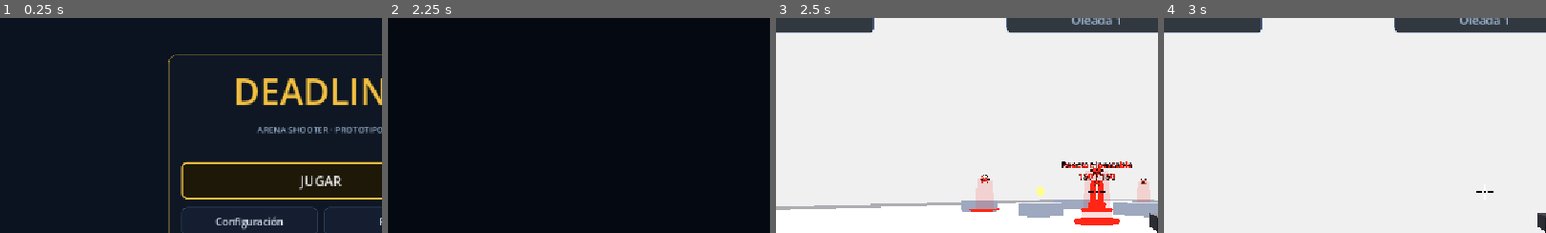
Above: before the commit, frames 1-4 (left to right).
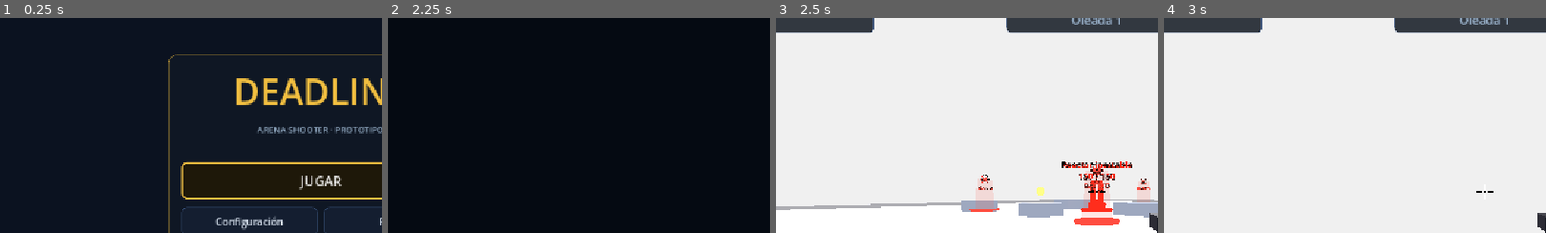
Above: after the commit, the same moments.

Repository: Veilen1/Deadline
Game: Godot game, scene res://scenes/ui/main_menu.tscn
Same seed, same stepped clock (60 frames per second), same inputs: the game is played once before the commit and once after it.
Inputs (mouse positions are % of the whole screen's width and height, from its top left):
- Up to frame 1 (0.25 s): no input
- Up to frame 2 (2.25 s): click "JUGAR" at 0.5 s; click "JUGAR" at 1.25 s; click "Empezar run" at 2 s
- Up to frame 3 (2.5 s): no input
- Up to frame 4 (3 s): tap Enter at 2.75 s; move the mouse to (55, 50) at 2.77 s; hold W (move_forward) from 2.78 s (still down); tap Space (jump) at 2.85 s
The pictures show only the part of the screen within x 8-58%, y 10-60%; the shares and areas given below are measured in that part.

Frames 1-2 are identical in both runs. In frame 3, 0.8% of the frame differs, in the area x 50-98%, y 68-97%; in frame 4, nothing differs.

Commit message:
feat(spawn): diferenciar calaveras por tipo de enemigo

Diff:
--- a/scenes/effects/spawn_telegraph.gd
+++ b/scenes/effects/spawn_telegraph.gd
@@ -4,10 +4,15 @@
 ## van a salir los enemigos. Dura lo que indique el spawner.
 
 @export var lifetime: float = 2.0
+@export var enemy_label: String = "BÁSICO"
+@export var accent_color: Color = Color(1.0, 0.2, 0.12, 1.0)
+@export var is_elite: bool = false
 
 @onready var _label: Label3D = $Label
+@onready var _name_label: Label3D = $NameLabel
 @onready var _ring: MeshInstance3D = $Ring
 @onready var _beam: MeshInstance3D = $Beam
+@onready var _light: OmniLight3D = $Light
 
 var _elapsed: float = 0.0
 var _base_label_y: float = 0.0
@@ -23,6 +28,9 @@
 func start(duration: float) -> void:
 	lifetime = duration
 	_elapsed = 0.0
+	scale = Vector3.ONE * (1.3 if is_elite else 1.0)
+	_name_label.text = enemy_label
+	_apply_accent()
 	if _tween != null and _tween.is_valid():
 		_tween.kill()
 
@@ -43,3 +51,28 @@
 		_base_ring_scale.x * pulse, _base_ring_scale.y, _base_ring_scale.z * pulse
 	)
 	_label.position.y = _base_label_y + sin(_elapsed * 4.0) * 0.07
+
+
+func _apply_accent() -> void:
+	_label.modulate = accent_color
+	_name_label.modulate = accent_color
+	_light.light_color = accent_color
+
+	var ring_material := StandardMaterial3D.new()
+	ring_material.shading_mode = BaseMaterial3D.SHADING_MODE_UNSHADED
+	ring_material.albedo_color = accent_color
+	ring_material.emission_enabled = true
+	ring_material.emission = accent_color
+	ring_material.emission_energy_multiplier = 3.0
+	_ring.material_override = ring_material
+
+	var beam_color: Color = accent_color
+	beam_color.a = 0.14
+	var beam_material := StandardMaterial3D.new()
+	beam_material.transparency = BaseMaterial3D.TRANSPARENCY_ALPHA
+	beam_material.shading_mode = BaseMaterial3D.SHADING_MODE_UNSHADED
+	beam_material.albedo_color = beam_color
+	beam_material.emission_enabled = true
+	beam_material.emission = accent_color
+	beam_material.emission_energy_multiplier = 1.2
+	_beam.material_override = beam_material
--- a/scenes/effects/spawn_telegraph.tscn
+++ b/scenes/effects/spawn_telegraph.tscn
@@ -55,6 +55,17 @@
 font_size = 160
 outline_size = 12
 
+[node name="NameLabel" type="Label3D" parent="."]
+transform = Transform3D(1, 0, 0, 0, 1, 0, 0, 0, 1, 0, 1.75, 0)
+billboard = 1
+no_depth_test = true
+modulate = Color(1, 0.2, 0.12, 1)
+outline_modulate = Color(0, 0, 0, 1)
+text = "BÁSICO"
+font_size = 56
+pixel_size = 0.006
+outline_size = 8
+
 [node name="Light" type="OmniLight3D" parent="."]
 transform = Transform3D(1, 0, 0, 0, 1, 0, 0, 0, 1, 0, 1.4, 0)
 light_color = Color(1, 0.15, 0.08, 1)
--- a/scenes/levels/zone.gd
+++ b/scenes/levels/zone.gd
@@ -44,56 +44,94 @@
 	_alive_enemies = regular_count + (1 if spawn_elite else 0)
 	EventBus.wave_started.emit(current_wave)
 
+	var entries: Array[Dictionary] = []
+	for index in regular_count:
+		var scene: PackedScene = _pick_enemy_scene(index)
+		if scene != null:
+			entries.append({"index": index, "scene": scene, "elite": false})
+	if spawn_elite:
+		entries.append({"index": regular_count, "scene": elite_scene, "elite": true})
+
 	# Primero se marcan los puntos de aparición; los enemigos salen 2 s después.
-	_show_spawn_telegraphs(regular_count, spawn_elite)
+	_show_spawn_telegraphs(entries)
 	await get_tree().create_timer(spawn_telegraph_time, false).timeout
 	if not GameState.is_run_active or _completed:
 		return
 
-	for index in regular_count:
-		_spawn_enemy(index)
-
-	if spawn_elite:
-		_spawn_elite()
+	for entry in entries:
+		if bool(entry.get("elite", false)):
+			_spawn_elite()
+		else:
+			_spawn_enemy_entry(int(entry.get("index", 0)), entry.get("scene") as PackedScene)
 
 
-func _show_spawn_telegraphs(count: int, spawn_elite: bool) -> void:
-	var used: Array[int] = []
-	for index in count:
-		var point_index: int = index % spawn_points.size()
-		if used.has(point_index):
-			continue
-		used.append(point_index)
-		_spawn_telegraph(spawn_points[point_index].global_position)
+func _show_spawn_telegraphs(entries: Array[Dictionary]) -> void:
+	for entry in entries:
+		var is_elite: bool = bool(entry.get("elite", false))
+		var scene: PackedScene = entry.get("scene") as PackedScene
+		var world_position: Vector3
+		if is_elite:
+			world_position = spawn_points[0].global_position + Vector3(0.8, 0.0, 0.0)
+		else:
+			world_position = _spawn_position(int(entry.get("index", 0)))
 
-	if spawn_elite and not used.has(0):
-		_spawn_telegraph(spawn_points[0].global_position)
+		var info: Dictionary = _telegraph_info(scene, is_elite)
+		_spawn_telegraph(
+			world_position,
+			str(info.get("label", "ENEMIGO")),
+			info.get("color", Color(1, 0.2, 0.12, 1)),
+			is_elite
+		)
 
 
-func _spawn_telegraph(world_position: Vector3) -> void:
+func _spawn_telegraph(
+	world_position: Vector3, label: String, accent: Color, is_elite: bool
+) -> void:
 	var telegraph: Node3D = SPAWN_TELEGRAPH_SCENE.instantiate() as Node3D
 	if telegraph == null:
 		return
+	telegraph.set("enemy_label", label)
+	telegraph.set("accent_color", accent)
+	telegraph.set("is_elite", is_elite)
 	add_child(telegraph)
 	telegraph.global_position = Vector3(world_position.x, 0.03, world_position.z)
 	telegraph.call("start", spawn_telegraph_time)
 
 
-func _spawn_enemy(index: int) -> void:
-	var point: Marker3D = spawn_points[index % spawn_points.size()]
-	var scene: PackedScene = _pick_enemy_scene(index)
+func _telegraph_info(scene: PackedScene, is_elite: bool) -> Dictionary:
+	if is_elite:
+		return {"label": "ÉLITE", "color": Color(1.0, 0.85, 0.3, 1)}
+	if scene == null:
+		return {"label": "ENEMIGO", "color": Color(1.0, 0.3, 0.25, 1)}
+
+	match String(scene.resource_path).get_file():
+		"guard_enemy.tscn":
+			return {"label": "GUARDIA", "color": Color(0.35, 1.0, 0.55, 1)}
+		"ranged_enemy.tscn":
+			return {"label": "TIRADOR", "color": Color(0.78, 0.55, 1.0, 1)}
+		"hound_enemy.tscn":
+			return {"label": "SABUESO", "color": Color(1.0, 0.62, 0.18, 1)}
+		_:
+			return {"label": "BÁSICO", "color": Color(1.0, 0.3, 0.25, 1)}
+
+
+func _spawn_enemy_entry(index: int, scene: PackedScene) -> void:
 	if scene == null:
 		return
 	var enemy: Node3D = scene.instantiate()
 	add_child(enemy)
+	# Compensa el origen de la cápsula cuando el enemigo tiene escala distinta de 1.
+	var height_offset: float = (enemy.scale.y - 1.0) * 0.9
+	enemy.global_position = _spawn_position(index) + Vector3(0.0, height_offset, 0.0)
 
+
+func _spawn_position(index: int) -> Vector3:
+	var point: Marker3D = spawn_points[index % spawn_points.size()]
 	# Si hay más enemigos que puntos, se abren en anillos para no apilarse.
 	var ring: int = int(floor(float(index) / float(spawn_points.size())))
 	var angle: float = float(index) * TAU / float(spawn_points.size())
 	var offset: Vector3 = Vector3(cos(angle), 0.0, sin(angle)) * (0.8 * float(ring))
-	# Compensa el origen de la cápsula cuando el enemigo tiene escala distinta de 1.
-	var height_offset: float = (enemy.scale.y - 1.0) * 0.9
-	enemy.global_position = point.global_position + offset + Vector3(0.0, height_offset, 0.0)
+	return point.global_position + offset
 
 
 func _pick_enemy_scene(index: int) -> PackedScene:
